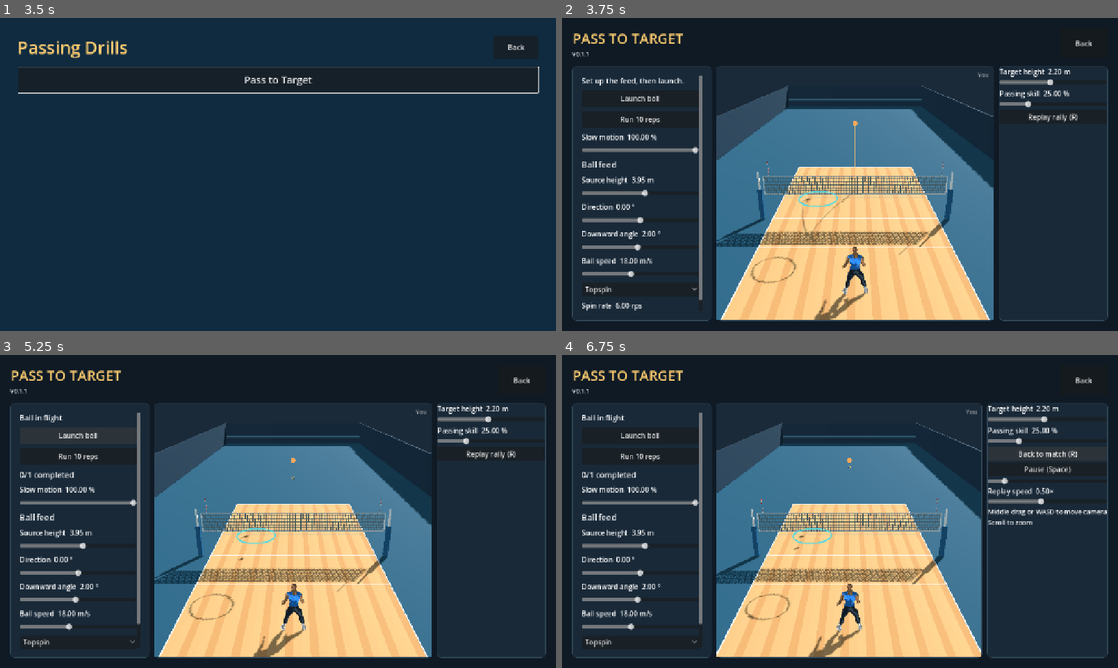
Above: before the commit, frames 1-4 (two rows, left to right).
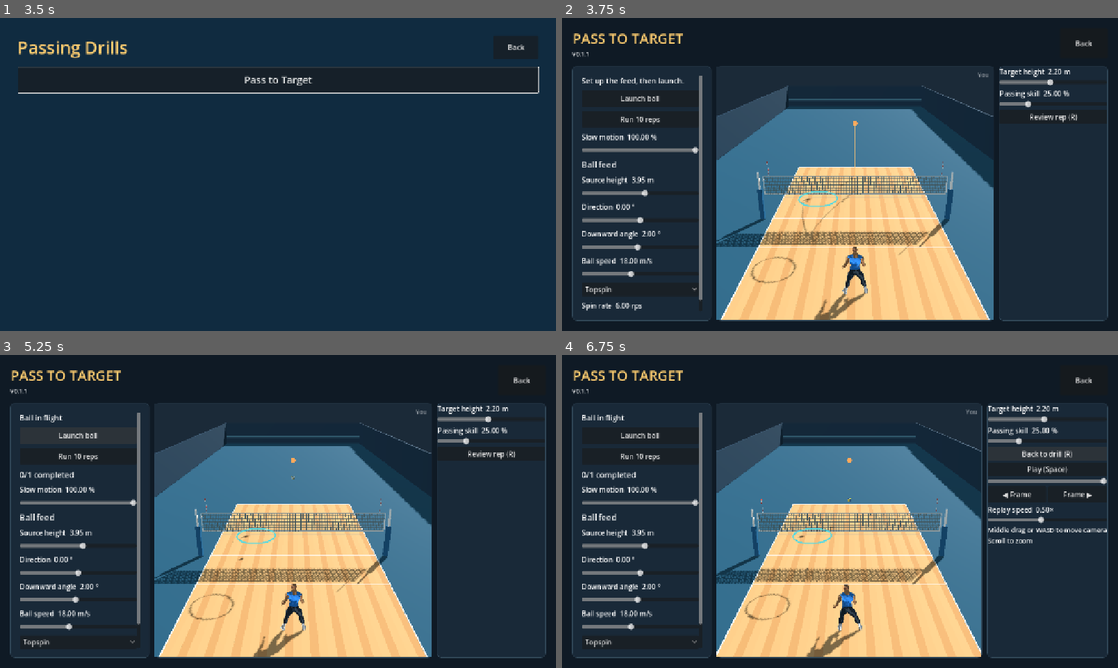
Above: after the commit, the same moments.

Repository: foreandr/volleyball
Game: Godot game, scene res://scenes/main.tscn
The game is run twice, just before and just after one commit, with the same random seed, the same clock (stepped at 60 frames per second) and the same inputs. Sound files missing from this copy of the repository are replaced by a short silence.
Inputs:
- Up to frame 1 (3.5 s): click "Simulate" at 0.5 s; click "Back" at 1.25 s; click "Drills" at 2 s; click "Passing" at 2.75 s
- Up to frame 2 (3.75 s): click "Pass to Target" at 3.5 s
- Up to frame 3 (5.25 s): click "Replay rally (R)" (after the commit: "Review rep (R)") at 4.25 s; click "Launch ball" at 5 s
- Up to frame 4 (6.75 s): click "Launch ball" at 5.75 s; click "Replay rally (R)" (after the commit: "Review rep (R)") at 6.5 s

Frame 1 is identical in both runs. In frame 2, 0.1% of the frame differs, in the area x 84-93%, y 30-34%; in frame 3, 0.1%; in frame 4, 2.2%, in the area x 41-98%, y 30-97%.
Error before the commit: Invalid access to property or key 'visible' on a base object of type 'Nil'. (res://scripts/story_animations.gd:1169)
Error after the commit: Invalid access to property or key 'visible' on a base object of type 'Nil'. (res://scripts/story_animations.gd:1191)

Commit message:
Add frame stepping and live rep review

Diff:
--- a/scripts/match_replay.gd
+++ b/scripts/match_replay.gd
@@ -68,11 +68,20 @@
 	clock = clampf(value,0.0,duration())
 	var sample: float = frames.front().time+clock
 	if frames[index].time > sample: index = 0
-	while index+1 < frames.size() and frames[index+1].time <= sample: index += 1
+	while index+1 < frames.size() and float(frames[index+1].time) <= sample+0.000001: index += 1
 	var first := frames[index]
 	var second := frames[mini(index+1,frames.size()-1)]
 	var blend := clampf((sample-float(first.time))/maxf(0.00001,float(second.time)-float(first.time)),0.0,1.0)
 	apply(match_,first,second,blend)
+
+func step_frame(match_: Node3D, direction: int) -> void:
+	if not active: return
+	playing = false
+	var sample: float = frames.front().time+clock
+	var next := index+direction
+	# Between captures, stepping back lands on the earlier capture first.
+	if direction < 0 and sample > float(frames[index].time)+0.000001: next = index
+	seek(match_,float(frames[clampi(next,0,frames.size()-1)].time)-float(frames.front().time))
 
 func step(match_: Node3D, delta: float) -> void:
 	if playing:
--- a/scripts/story_animations.gd
+++ b/scripts/story_animations.gd
@@ -328,7 +328,7 @@
 
 func add_match_replay_controls(tuning: VBoxContainer) -> void:
 	match_replay_button = Button.new()
-	match_replay_button.text = "Replay rally (R)"
+	match_replay_button.text = "Replay rally (R)" if passing_drill == null else "Review rep (R)"
 	match_replay_button.focus_mode = Control.FOCUS_NONE
 	match_replay_button.pressed.connect(toggle_match_replay)
 	tuning.add_child(match_replay_button)
@@ -340,10 +340,20 @@
 	match_replay_play.pressed.connect(toggle_match_replay_playback)
 	match_replay_panel.add_child(match_replay_play)
 	match_replay_seek = HSlider.new()
-	match_replay_seek.step = 0.01
+	match_replay_seek.step = 0.0
 	match_replay_seek.focus_mode = Control.FOCUS_NONE
-	match_replay_seek.value_changed.connect(func(value: float): demo_match.replay.seek(demo_match,value))
+	match_replay_seek.value_changed.connect(func(value: float):
+		demo_match.replay.playing = false
+		demo_match.replay.seek(demo_match,value)
+		update_match_replay_controls())
 	match_replay_panel.add_child(match_replay_seek)
+	var frames := HBoxContainer.new()
+	match_replay_panel.add_child(frames)
+	for direction in [-1,1]:
+		var frame_button := button("◀ Frame" if direction < 0 else "Frame ▶",step_match_replay.bind(direction))
+		frame_button.focus_mode = Control.FOCUS_NONE
+		frame_button.size_flags_horizontal = Control.SIZE_EXPAND_FILL
+		frames.add_child(frame_button)
 	demo_match.replay.speed = StorySession.match_preference("replay_speed",0.50)
 	var speed_label := label("Replay speed  %.2f×" % demo_match.replay.speed,16)
 	match_replay_panel.add_child(speed_label)
@@ -378,7 +388,16 @@
 	if evidence.has("type"): show_marker_popup(str(evidence.type).capitalize())
 
 func toggle_match_replay() -> void:
-	demo_match.toggle_replay()
+	var replay = demo_match.replay
+	var opening_drill_review: bool = passing_drill != null and not replay.active
+	demo_match.toggle_replay(passing_drill != null)
+	if opening_drill_review and replay.active:
+		replay.playing = false
+		replay.seek(demo_match,replay.duration())
+	update_match_replay_controls()
+
+func step_match_replay(direction: int) -> void:
+	demo_match.replay.step_frame(demo_match,direction)
 	update_match_replay_controls()
 
 func toggle_match_replay_playback() -> void:
@@ -391,7 +410,10 @@
 func update_match_replay_controls() -> void:
 	var replay = demo_match.replay
 	match_replay_panel.visible = replay.active
-	match_replay_button.text = "Back to match (R)" if replay.active else "Replay rally (R)"
+	if passing_drill != null:
+		match_replay_button.text = "Back to drill (R)" if replay.active else "Review rep (R)"
+	else:
+		match_replay_button.text = "Back to match (R)" if replay.active else "Replay rally (R)"
 	if not replay.active: return
 	match_replay_play.text = "Pause (Space)" if replay.playing else "Play (Space)"
 	match_replay_seek.max_value = replay.duration()
@@ -1999,6 +2021,9 @@
 			KEY_SPACE:
 				if not demo_match.replay.active: return
 				toggle_match_replay_playback()
+			KEY_LEFT, KEY_RIGHT:
+				if not demo_match.replay.active: return
+				step_match_replay(-1 if event.keycode == KEY_LEFT else 1)
 			KEY_F8:
 				if demo_match.mark_trace(): show_marker_popup()
 			KEY_ESCAPE: open_menu()
--- a/scripts/volleyball_match.gd
+++ b/scripts/volleyball_match.gd
@@ -2356,8 +2356,8 @@
 	else:
 		award(1-team(last_player),"Out")
 
-func toggle_replay() -> void:
-	replay.toggle(self,phase in [Phase.DEAD,Phase.FINISHED])
+func toggle_replay(prefer_current := false) -> void:
+	replay.toggle(self,prefer_current or phase in [Phase.DEAD,Phase.FINISHED])
 
 func pose_serve_receive_wait() -> void:
 	var weight := smoothstep(0.0,0.24,ready_age)
